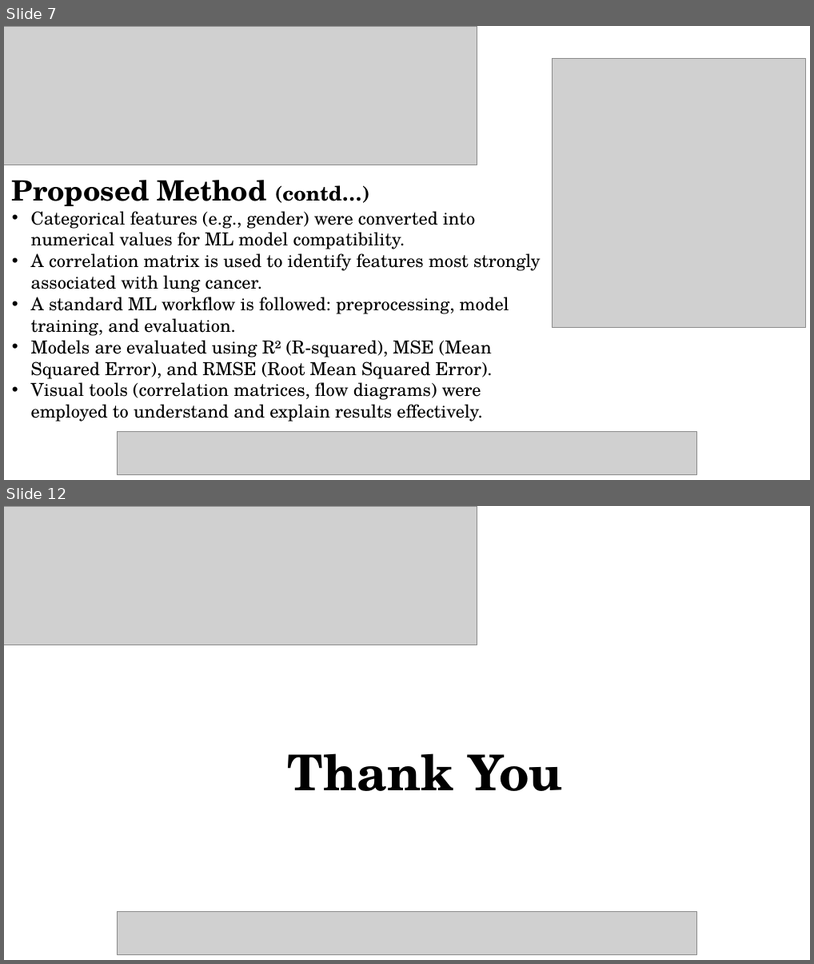
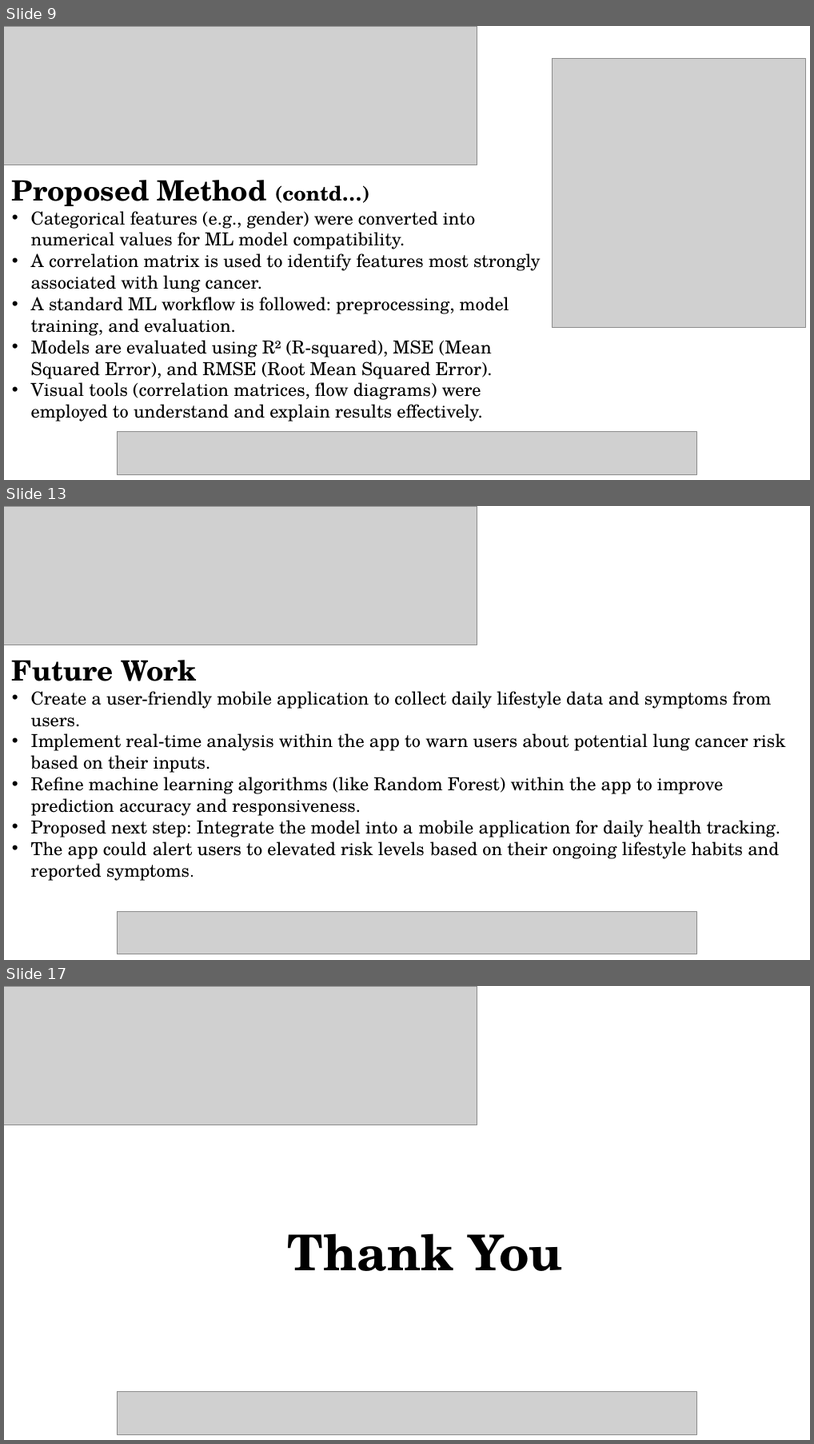
Before and after one commit to aadipoddar/Lung-Cancer-ML, a slide deck: Paper Presentation Template_NMITCON2025[1].ppt. Shown one above the other, each under a label of ours: slides 7 and 12 before the commit, slides 9, 13 and 17 after it; the slides between them are not shown. The pictures are 814x964 and 814x1444 pixels, drawn with LibreOffice and Linux fonts; fonts in the diff are those of the drawing; grey boxes stand for pictures. Boxes give left, top, right and bottom in pixels: in the first picture for what was removed or moved away, otherwise in the second. Text is boxed around its words. In the diff, an @@ line names an element or a change of style, - is before the commit and + after.

```diff
--- a/Paper Presentation Template_NMITCON2025[1].ppt
+++ b/Paper Presentation Template_NMITCON2025[1].ppt
@@ slide 13 added at (4,506,810,960), background #FFFFFF @@
@@ picture added at (4,506,478,644) @@
@@ text added at (12,660,786,880), 16 pt, text #000000 @@
+Future Work
+• Create a user-friendly mobile application to collect daily lifestyle data and symptoms from users.
+• Implement real-time analysis within the app to warn users about potential lung cancer risk based on their inputs.
+• Refine machine learning algorithms (like Random Forest) within the app to improve prediction accuracy and responsiveness.
+• Proposed next step: Integrate the model into a mobile application for daily health tracking.
+• The app could alert users to elevated risk levels based on their ongoing lifestyle habits and reported symptoms.
@@ picture added at (118,911,698,953) @@
@@ what was slide 7 is now slide 9 @@
@@ what was slide 12 is now slide 17 @@
```
Also in this commit, not shown: 5 slides changed, 4 other slides added, 1 other file.
